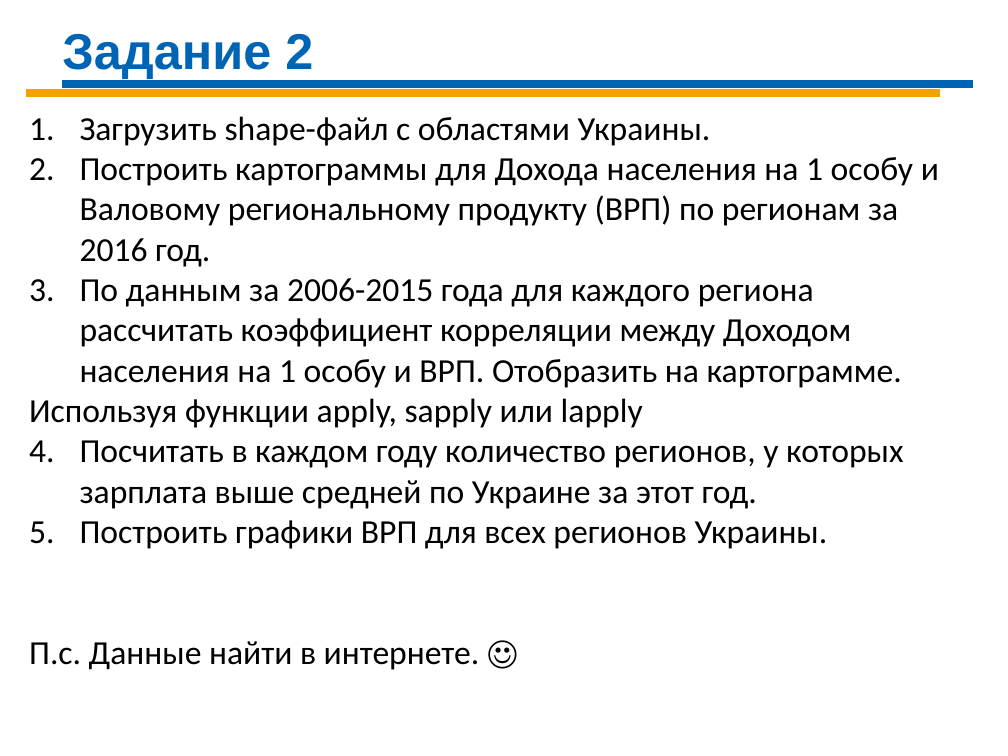
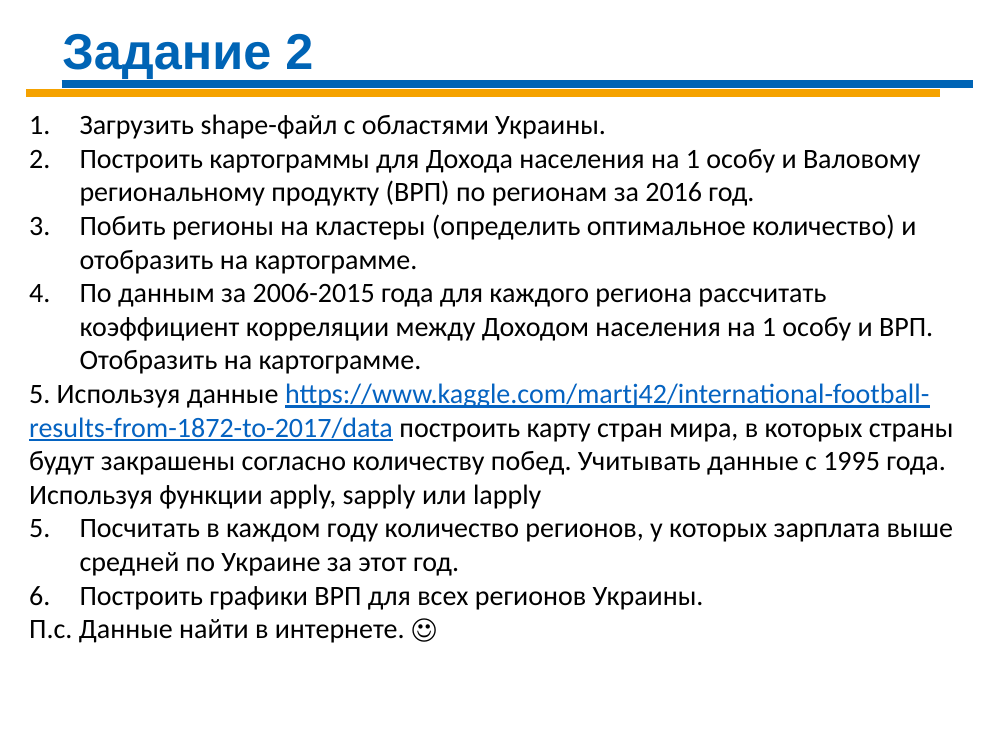
Before and after one commit to Demolis/Infopulse, a slide deck: slide 4 of Tue-Thr/DS-Day-15 R.pptx. Drawn at 1008x756 pixels with LibreOffice and Linux fonts; fonts in the diff are those of the drawing. Boxes give left, top, right and bottom in pixels: in the first picture for what was removed or moved away, otherwise in the second. Text is boxed around its words. In the diff, an @@ line names an element or a change of style, - is before the commit and + after.

```diff
--- a/Tue-Thr/DS-Day-15 R.pptx
+++ b/Tue-Thr/DS-Day-15 R.pptx
@@ text at <box>29,114,953,643</box>: size 24 to 20 pt in "Загрузить shape-файл с областями Украины.", "Построить картограммы для Дохода населения на 1 ...", "По данным за 2006-2015 года для каждого ...", "Используя функции apply, sapply или lapply" and 3 more places @@
@@ text at <box>80,214,916,274</box>: paragraph added @@
+3. Побить регионы на кластеры (определить оптимальное количество) и отобразить на картограмме.
@@ text at <box>29,383,953,475</box>: paragraph added @@
+5. Используя данные https://www.kaggle.com/martj42/international-football-results-from-1872-to-2017/data построить карту стран мира, в которых страны будут закрашены согласно количеству побед. Учитывать данные с 1995 года.
```
